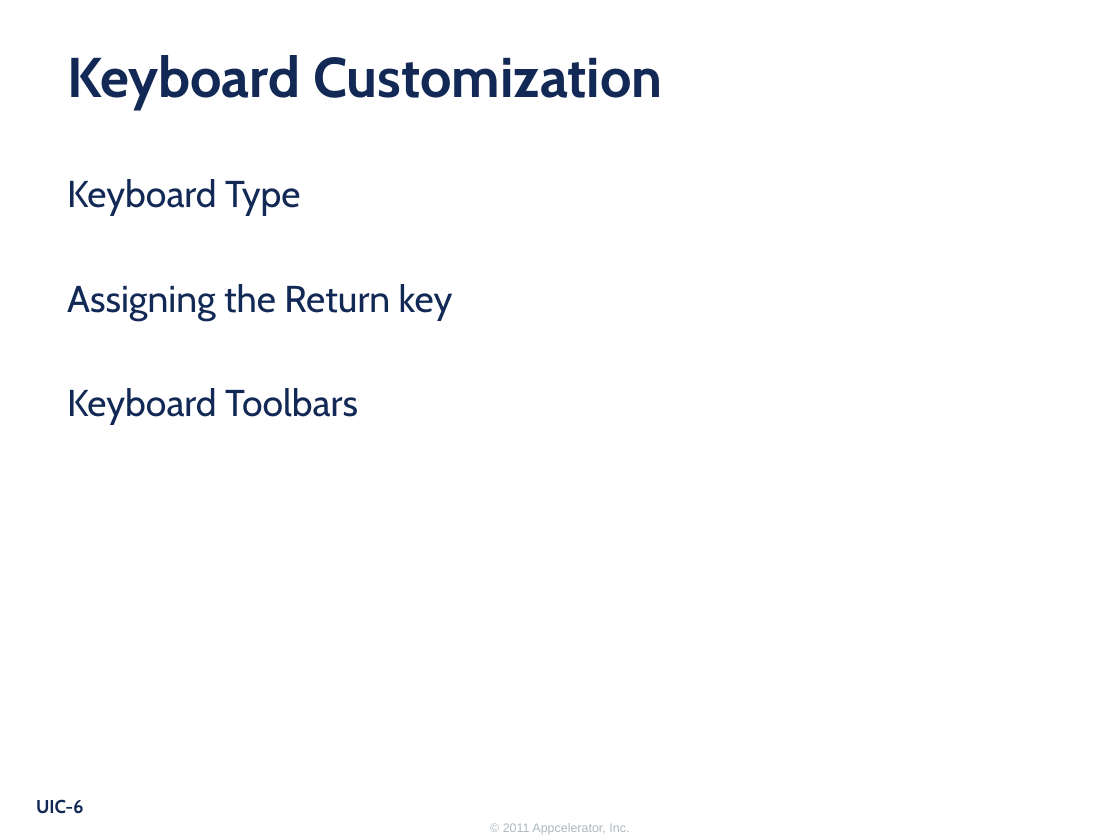
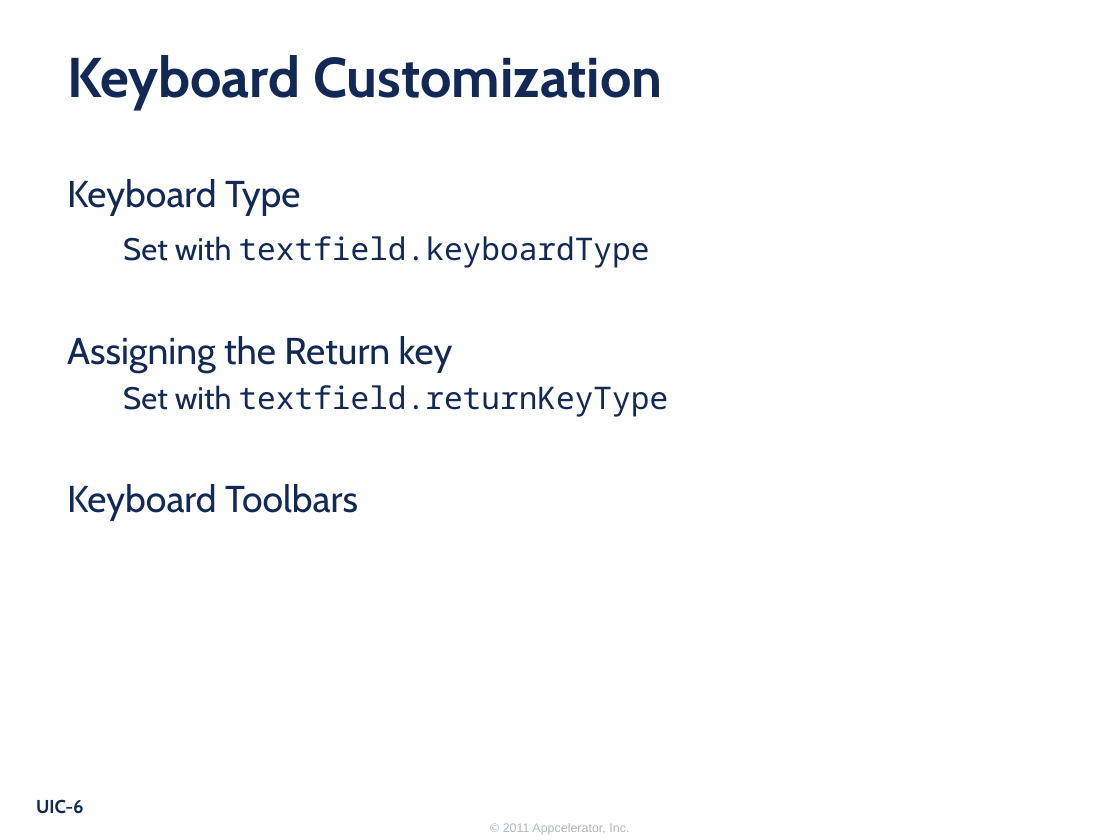
Before and after one commit to appcelerator-forks/appcelerator-training.tcmd_certification, a slide deck: slide 6 of 330.pptx. Drawn at 1120x840 pixels with LibreOffice and Linux fonts; fonts in the diff are those of the drawing; background and template pictures are left out. Boxes give left, top, right and bottom in pixels: in the first picture for what was removed or moved away, otherwise in the second. Text is boxed around its words. In the diff, an @@ line names an element or a change of style, - is before the commit and + after.

```diff
--- a/330.pptx
+++ b/330.pptx
@@ text at box(123, 236, 650, 268): paragraph added @@
+Set with textfield.keyboardType
@@ text at box(123, 385, 669, 417): paragraph added @@
+Set with textfield.returnKeyType
```
Also in this commit, not shown: 5 other files.
